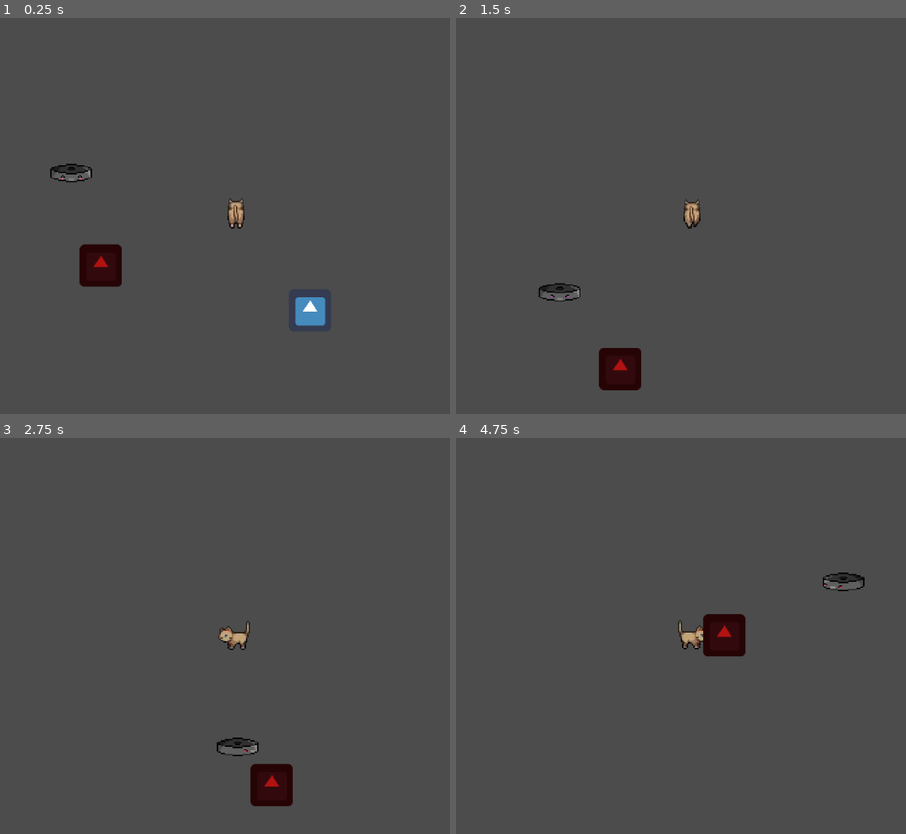
Above: before the commit, frames 1-4 (two rows, left to right).
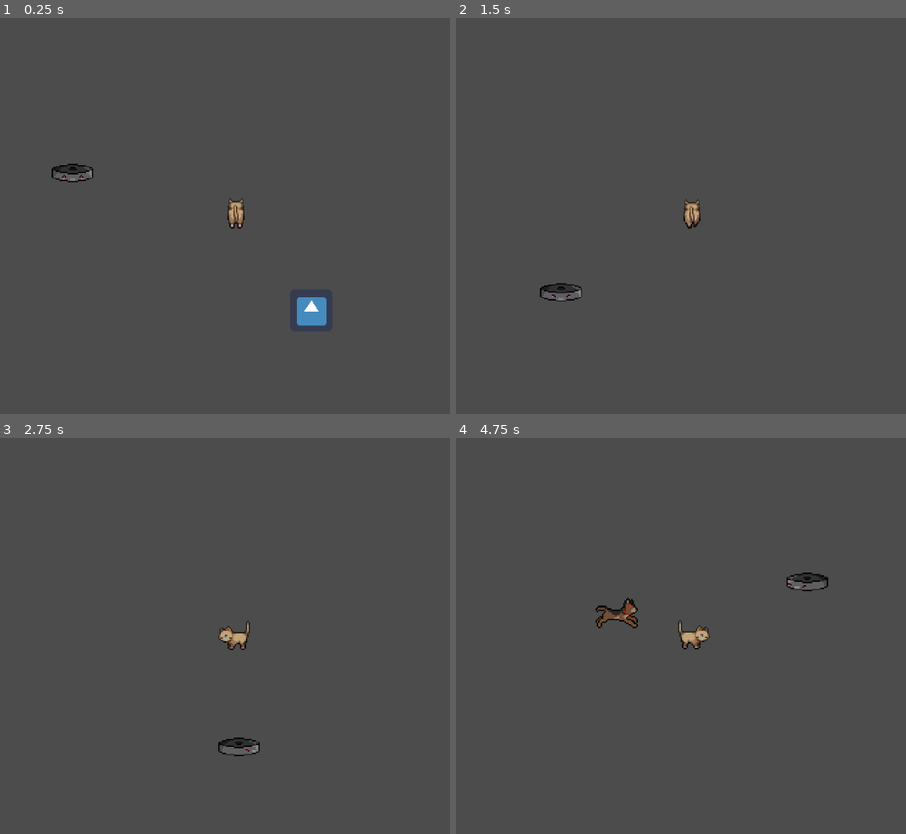
Above: after the commit, the same moments.

Repository: ygda-org/firstQuarter2023
Game: Godot game, scene res://HOUSE/houseLevel.tscn
Two runs of this game, one before a commit and one after it. Both use one fixed random seed, a clock stepped at 60 frames per second and the inputs below. This scene is started directly instead of the project's main scene. The engine's default icon, where the game draws it, is replaced by a stand-in: a white triangle on a blue panel in a dark square.
Inputs (mouse positions are in pixels of both pictures, inside the frame that each line leads up to):
- Up to frame 1 (0.25 s): no input
- Up to frame 2 (1.5 s): move the mouse to (658, 295) at 0.52 s; hold Up (ui_up) from 0.53 s (still down); click (658, 295) at 0.6 s; move the mouse to (897, 275) at 1.27 s; tap Tab (tab) at 1.35 s
- Up to frame 3 (2.75 s): move the mouse to (31, 576) at 2.02 s; release Up (ui_up) at 2.03 s; hold Left (ui_left) from 2.03 s (still down); click (31, 576) at 2.1 s
- Up to frame 4 (4.75 s): move the mouse to (726, 636) at 2.77 s; tap Tab (tab) at 2.85, 4.35 s; move the mouse to (591, 537) at 3.52 s; release Left (ui_left) at 3.53 s; hold Down (ui_down) 3.53-4.28 s; click (591, 537) at 3.6 s; move the mouse to (843, 616) at 4.27 s; hold Right (ui_right) from 4.28 s (still down)

The runs differ from the first frame. In frame 1, 1.2% of the frame differs, in the area x 11-73%, y 36-78%; in frame 2, 1.1%; in frame 3, 1.1%; in frame 4, 1.8%, in the area x 31-91%, y 33-56%.

Commit message:
DOG
Finished code for dog, as of right now:
runs at player when in range
if player gets to close it will dash
DOES NOT DO DAMAGE YET
also added two animations, one for alerting the dog, and a running animation

Diff:
--- a/HOUSE/houseEnemies/petDog/petDogEnemy.gd
+++ b/HOUSE/houseEnemies/petDog/petDogEnemy.gd
@@ -6,17 +6,46 @@
 # var b = "text"
 var velocity = Vector2()
 var pPos = Vector2()
-var health = 6
+var health = 5
+var alert = false
+var start_alert = false
+var dash = false
+var cooldown = false
+var cdcd = false
+var running = false
 # Called when the node enters the scene tree for the first time.
 func _ready():
 	pass # Replace with function body.
 
 func _physics_process(delta):
+	if pPos.x < position.x:
+		$Anim.flip_h = true
+	else:
+		$Anim.flip_h = false
+	if alert == false:
+		if abs(pPos.x - position.x) < 500 and abs(pPos.y - position.y) < 500 and start_alert == false:
+			start_alert = true
+			$Anim.play("alert")
+			$alerting.start()
 	pPos = Global.player_position
-	if abs(pPos.x - position.x) < 400 and abs(pPos.y - position.y) < 400:
-		velocity = position.direction_to(pPos) * Vector2(100,100)
-	else:
-		velocity = Vector2(0,0)
+	if alert == true:
+		if abs(pPos.x - position.x) < 500 and abs(pPos.y - position.y) < 500:
+			if running == false:
+				$Anim.play("run")
+			if abs(pPos.y - position.y) > 240 or abs(pPos.x - position.x) > 240:
+				if dash == false:
+					velocity = position.direction_to(pPos) * Vector2(170,170)
+			elif abs(pPos.x - position.x) < 240 and abs(pPos.x - position.x) < 240:
+				if dash == false and cooldown == false:
+					dash = true
+					velocity = position.direction_to(pPos) * Vector2(550,550)
+					$dash_dur.start()
+				elif cooldown == true:
+					velocity = position.direction_to(pPos) * Vector2(170,170)
+		elif dash == false:
+			running = false
+			$Anim.play("default")
+			velocity = Vector2(0,0)
 	move_and_slide(velocity)
 
 func _damage():
@@ -26,3 +55,23 @@
 # Called every frame. 'delta' is the elapsed time since the previous frame.
 #func _process(delta):
 #	pass
+
+
+func _on_alerting_timeout():
+	running = true
+	$Anim.play("run")
+	alert = true
+
+
+func _on_dash_dur_timeout():
+	if cdcd == false:
+		$dash_cd.start()
+		cdcd = true
+	cooldown = true
+	dash = false
+	velocity = Vector2(0,0)
+
+
+func _on_dash_cd_timeout():
+	cdcd = false
+	cooldown = false
--- a/HOUSE/houseEnemies/petDog/petDogEnemy.tscn
+++ b/HOUSE/houseEnemies/petDog/petDogEnemy.tscn
@@ -1,17 +1,188 @@
-[gd_scene load_steps=4 format=2]
+[gd_scene load_steps=40 format=2]
 
-[ext_resource path="res://icon.png" type="Texture" id=1]
+[ext_resource path="res://assets/mail(4).png" type="Texture" id=1]
 [ext_resource path="res://HOUSE/houseEnemies/petDog/petDogEnemy.gd" type="Script" id=2]
+[ext_resource path="res://assets/runmail(1).png" type="Texture" id=3]
 
-[sub_resource type="RectangleShape2D" id=1]
-extents = Vector2( 32, 32 )
+[sub_resource type="AtlasTexture" id=33]
+atlas = ExtResource( 1 )
+region = Rect2( 0, 0, 64, 64 )
+
+[sub_resource type="AtlasTexture" id=34]
+atlas = ExtResource( 1 )
+region = Rect2( 64, 0, 64, 64 )
+
+[sub_resource type="AtlasTexture" id=35]
+atlas = ExtResource( 1 )
+region = Rect2( 128, 0, 64, 64 )
+
+[sub_resource type="AtlasTexture" id=36]
+atlas = ExtResource( 1 )
+region = Rect2( 192, 0, 64, 64 )
+
+[sub_resource type="AtlasTexture" id=37]
+atlas = ExtResource( 1 )
+region = Rect2( 0, 64, 64, 64 )
+
+[sub_resource type="AtlasTexture" id=38]
+atlas = ExtResource( 1 )
+region = Rect2( 64, 64, 64, 64 )
+
+[sub_resource type="AtlasTexture" id=39]
+atlas = ExtResource( 1 )
+region = Rect2( 128, 64, 64, 64 )
+
+[sub_resource type="AtlasTexture" id=40]
+atlas = ExtResource( 1 )
+region = Rect2( 192, 64, 64, 64 )
+
+[sub_resource type="AtlasTexture" id=41]
+atlas = ExtResource( 1 )
+region = Rect2( 0, 128, 64, 64 )
+
+[sub_resource type="AtlasTexture" id=42]
+atlas = ExtResource( 1 )
+region = Rect2( 64, 128, 64, 64 )
+
+[sub_resource type="AtlasTexture" id=43]
+atlas = ExtResource( 1 )
+region = Rect2( 128, 128, 64, 64 )
+
+[sub_resource type="AtlasTexture" id=44]
+atlas = ExtResource( 1 )
+region = Rect2( 192, 128, 64, 64 )
+
+[sub_resource type="AtlasTexture" id=45]
+atlas = ExtResource( 1 )
+region = Rect2( 0, 192, 64, 64 )
+
+[sub_resource type="AtlasTexture" id=46]
+atlas = ExtResource( 1 )
+region = Rect2( 64, 192, 64, 64 )
+
+[sub_resource type="AtlasTexture" id=47]
+atlas = ExtResource( 1 )
+region = Rect2( 0, 0, 64, 64 )
+
+[sub_resource type="AtlasTexture" id=48]
+atlas = ExtResource( 3 )
+region = Rect2( 0, 0, 64, 64 )
+
+[sub_resource type="AtlasTexture" id=49]
+atlas = ExtResource( 3 )
+region = Rect2( 64, 0, 64, 64 )
+
+[sub_resource type="AtlasTexture" id=50]
+atlas = ExtResource( 3 )
+region = Rect2( 128, 0, 64, 64 )
+
+[sub_resource type="AtlasTexture" id=51]
+atlas = ExtResource( 3 )
+region = Rect2( 192, 0, 64, 64 )
+
+[sub_resource type="AtlasTexture" id=52]
+atlas = ExtResource( 3 )
+region = Rect2( 0, 64, 64, 64 )
+
+[sub_resource type="AtlasTexture" id=53]
+atlas = ExtResource( 3 )
+region = Rect2( 64, 64, 64, 64 )
+
+[sub_resource type="AtlasTexture" id=54]
+atlas = ExtResource( 3 )
+region = Rect2( 128, 64, 64, 64 )
+
+[sub_resource type="AtlasTexture" id=55]
+atlas = ExtResource( 3 )
+region = Rect2( 192, 64, 64, 64 )
+
+[sub_resource type="AtlasTexture" id=56]
+atlas = ExtResource( 3 )
+region = Rect2( 0, 128, 64, 64 )
+
+[sub_resource type="AtlasTexture" id=57]
+atlas = ExtResource( 3 )
+region = Rect2( 64, 128, 64, 64 )
+
+[sub_resource type="AtlasTexture" id=58]
+atlas = ExtResource( 3 )
+region = Rect2( 128, 128, 64, 64 )
+
+[sub_resource type="AtlasTexture" id=59]
+atlas = ExtResource( 3 )
+region = Rect2( 192, 128, 64, 64 )
+
+[sub_resource type="AtlasTexture" id=60]
+atlas = ExtResource( 3 )
+region = Rect2( 0, 192, 64, 64 )
+
+[sub_resource type="AtlasTexture" id=61]
+atlas = ExtResource( 3 )
+region = Rect2( 64, 192, 64, 64 )
+
+[sub_resource type="AtlasTexture" id=62]
+atlas = ExtResource( 3 )
+region = Rect2( 128, 192, 64, 64 )
+
+[sub_resource type="AtlasTexture" id=63]
+atlas = ExtResource( 3 )
+region = Rect2( 192, 192, 64, 64 )
+
+[sub_resource type="AtlasTexture" id=64]
+atlas = ExtResource( 3 )
+region = Rect2( 0, 256, 64, 64 )
+
+[sub_resource type="AtlasTexture" id=65]
+atlas = ExtResource( 3 )
+region = Rect2( 64, 256, 64, 64 )
+
+[sub_resource type="AtlasTexture" id=66]
+atlas = ExtResource( 3 )
+region = Rect2( 128, 256, 64, 64 )
+
+[sub_resource type="SpriteFrames" id=16]
+animations = [ {
+"frames": [ SubResource( 33 ), SubResource( 34 ), SubResource( 35 ), SubResource( 36 ), SubResource( 37 ), SubResource( 38 ), SubResource( 39 ), SubResource( 40 ), SubResource( 41 ), SubResource( 42 ), SubResource( 43 ), SubResource( 44 ), SubResource( 45 ), SubResource( 46 ) ],
+"loop": false,
+"name": "alert",
+"speed": 10.0
+}, {
+"frames": [ SubResource( 47 ) ],
+"loop": false,
+"name": "default",
+"speed": 0.0
+}, {
+"frames": [ SubResource( 48 ), SubResource( 49 ), SubResource( 50 ), SubResource( 51 ), SubResource( 52 ), SubResource( 53 ), SubResource( 54 ), SubResource( 55 ), SubResource( 56 ), SubResource( 57 ), SubResource( 58 ), SubResource( 59 ), SubResource( 60 ), SubResource( 61 ), SubResource( 62 ), SubResource( 63 ), SubResource( 64 ), SubResource( 65 ), SubResource( 66 ) ],
+"loop": true,
+"name": "run",
+"speed": 20.0
+} ]
+
+[sub_resource type="CapsuleShape2D" id=32]
+radius = 27.0
+height = 34.0
 
 [node name="petDogEnemy" type="KinematicBody2D"]
 script = ExtResource( 2 )
 
-[node name="Sprite" type="Sprite" parent="."]
-modulate = Color( 0.705882, 0.0745098, 0.0745098, 1 )
-texture = ExtResource( 1 )
+[node name="Anim" type="AnimatedSprite" parent="."]
+position = Vector2( -6, -7 )
+frames = SubResource( 16 )
+animation = "alert"
 
 [node name="CollisionShape2D" type="CollisionShape2D" parent="."]
-shape = SubResource( 1 )
+position = Vector2( 19, 9 )
+shape = SubResource( 32 )
+
+[node name="alerting" type="Timer" parent="."]
+wait_time = 0.55
+
+[node name="dash_dur" type="Timer" parent="."]
+wait_time = 0.5
+
+[node name="dash_cd" type="Timer" parent="."]
+wait_time = 1.5
+
+[connection signal="timeout" from="alerting" to="." method="_on_alerting_timeout"]
+[connection signal="timeout" from="dash_dur" to="." method="_on_dash_dur_timeout"]
+[connection signal="timeout" from="dash_cd" to="." method="_on_dash_cd_timeout"]
--- a/HOUSE/houseLevel.tscn
+++ b/HOUSE/houseLevel.tscn
@@ -8,7 +8,7 @@
 [node name="houseLevel" type="Node2D"]
 
 [node name="Player" parent="." instance=ExtResource( 2 )]
-position = Vector2( 111, 367 )
+position = Vector2( 109, 367 )
 
 [node name="Camera2D" type="Camera2D" parent="Player"]
 current = true
@@ -16,8 +16,8 @@
 [node name="roombaEnemy" parent="." instance=ExtResource( 1 )]
 position = Vector2( -139, 289 )
 
-[node name="petDogEnemy" parent="." instance=ExtResource( 4 )]
-position = Vector2( -117, 451 )
-
 [node name="Fish_Bowl" parent="." instance=ExtResource( 3 )]
 position = Vector2( 223, 510 )
+
+[node name="petDogEnemy" parent="." instance=ExtResource( 4 )]
+position = Vector2( -520, 368 )
Binary file added: assets/mail(4).png
Not shown, added: assets/mail(4).png.import
Binary file added: assets/runmail(1).png
Not shown, added: assets/runmail(1).png.import
